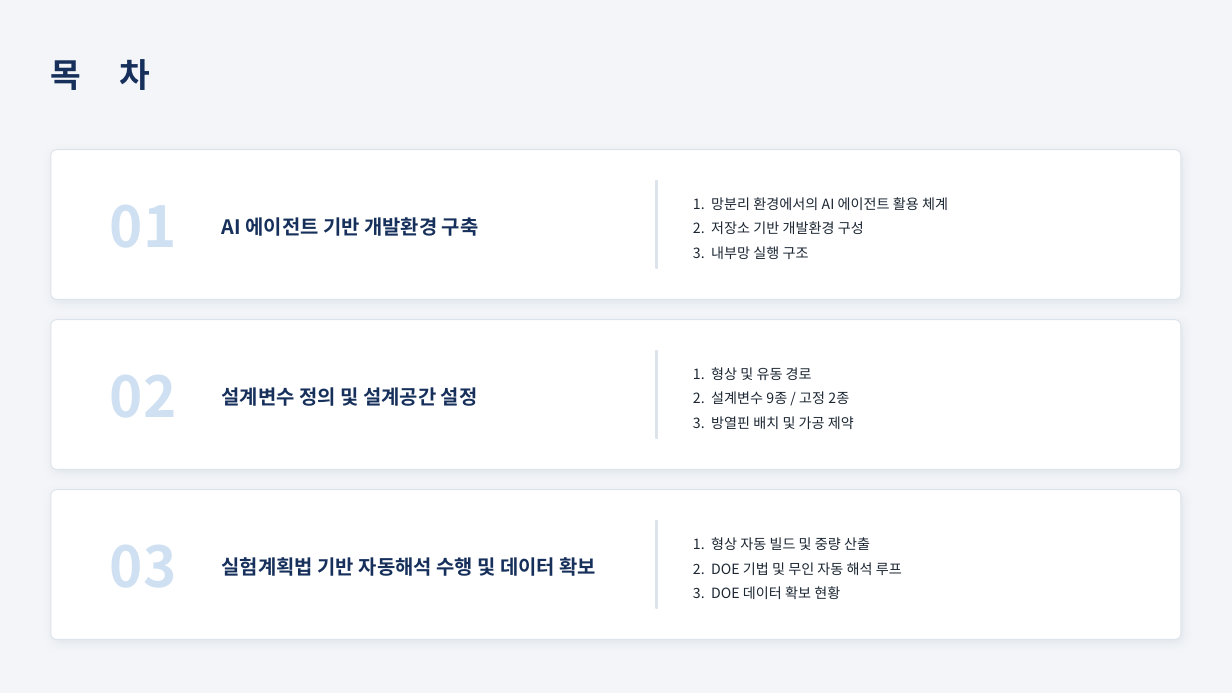
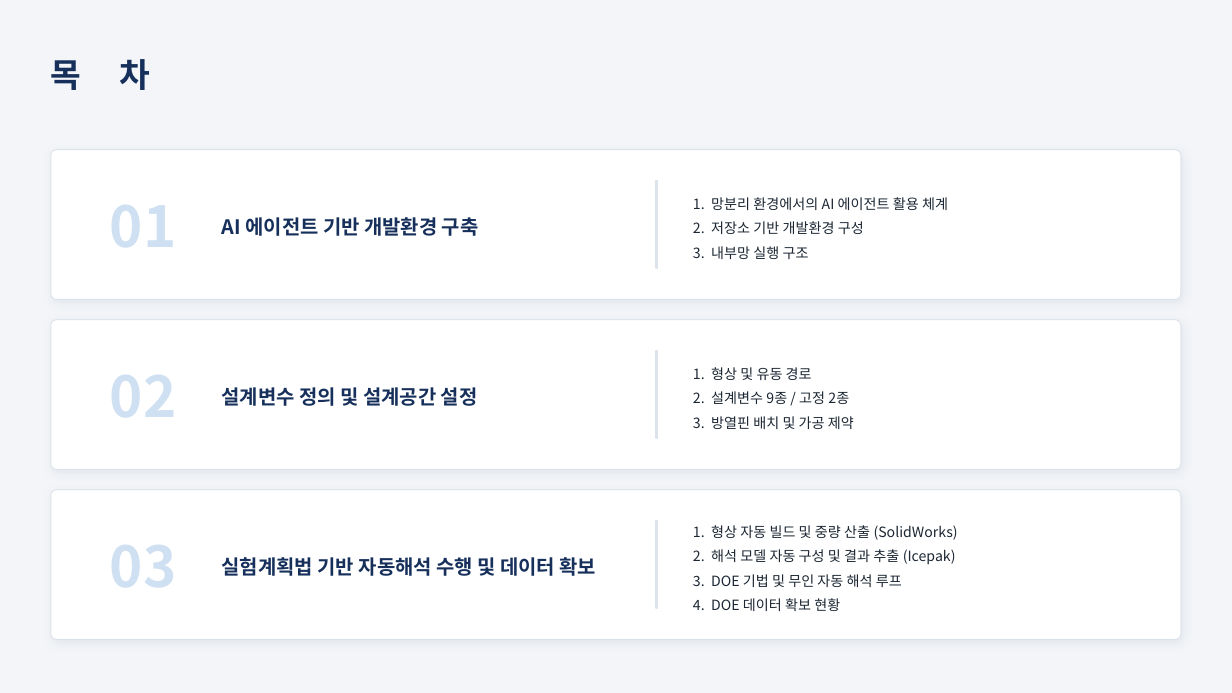
Before and after one commit to yjs9716/dddd, a slide deck: slide 2 of 1개월차_AI에이전트_활용방안_및_DOE결과.pptx. Drawn at 1232x693 pixels with LibreOffice and Linux fonts; fonts in the diff are those of the drawing. Boxes give left, top, right and bottom in pixels: in the first picture for what was removed or moved away, otherwise in the second. Text is boxed around its words. In the diff, an @@ line names an element or a change of style, - is before the commit and + after.

```diff
--- a/1개월차_AI에이전트_활용방안_및_DOE결과.pptx
+++ b/1개월차_AI에이전트_활용방안_및_DOE결과.pptx
@@ text at (693,525,958,611): text changed @@
-1. 형상 자동 빌드 및 중량 산출
-2. DOE 기법 및 무인 자동 해석 루프
-3. DOE 데이터 확보 현황
+1. 형상 자동 빌드 및 중량 산출 (SolidWorks)
+2. 해석 모델 자동 구성 및 결과 추출 (Icepak)
+3. DOE 기법 및 무인 자동 해석 루프
+4. DOE 데이터 확보 현황
```
Also in this commit, not shown: 1 other slide changed, 1 slide added, 1 other file.
